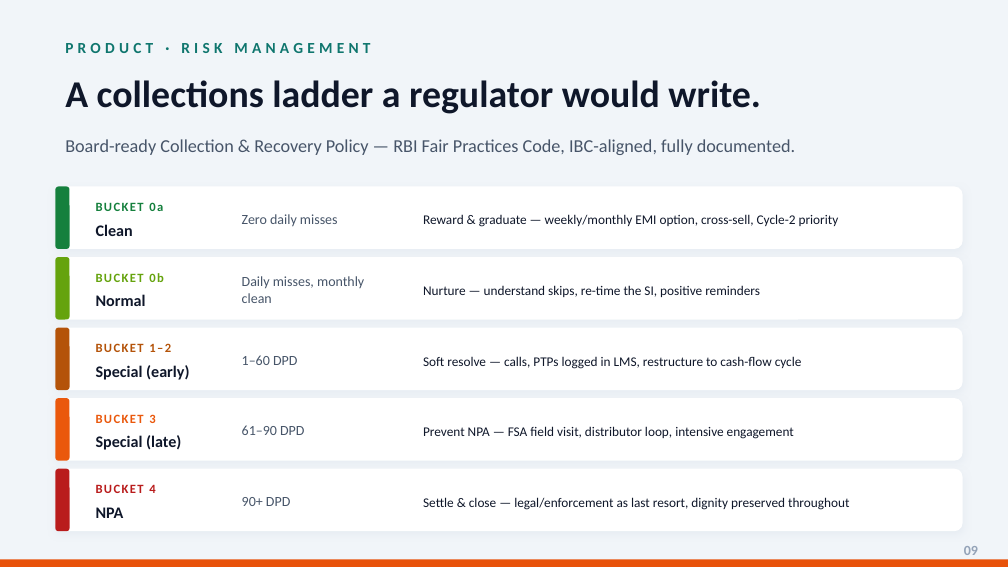
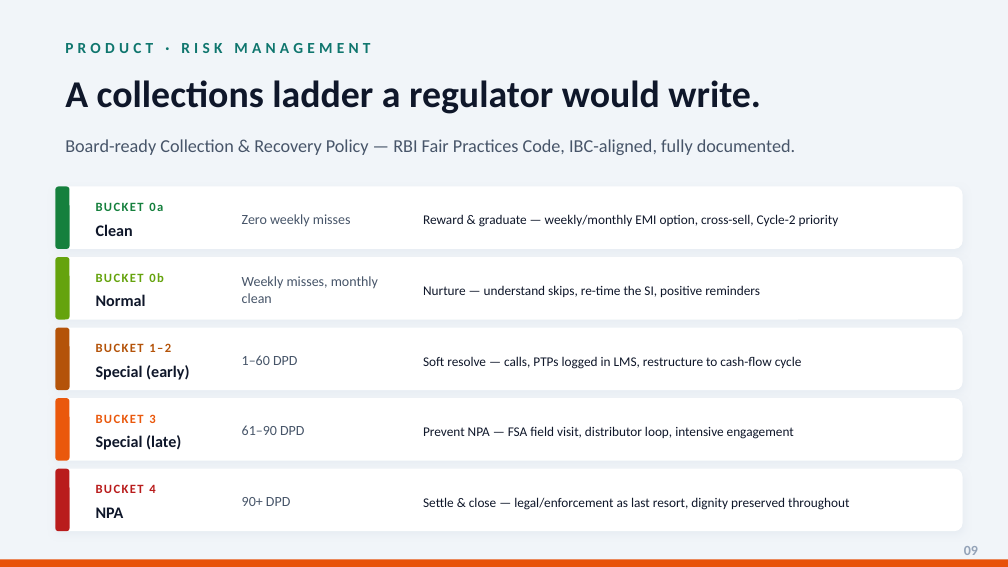
Before and after one commit to askgogo84/RasoiCapital, a slide deck: slide 9 of public/RasoiCapital_PitchDeck.pptx. Drawn at 1008x567 pixels with LibreOffice and Linux fonts; fonts in the diff are those of the drawing. Boxes give left, top, right and bottom in pixels: in the first picture for what was removed or moved away, otherwise in the second. Text is boxed around its words. In the diff, an @@ line names an element or a change of style, - is before the commit and + after.

Commit message:
deck: 60Cr ask + weekly-at-source collection (repo copy was the 18 Jul build)

```diff
--- a/public/RasoiCapital_PitchDeck.pptx
+++ b/public/RasoiCapital_PitchDeck.pptx
@@ text at [242,214,351,227]: text changed @@
-Zero daily misses
+Zero weekly misses
@@ text at [242,276,378,303]: text changed @@
-Daily misses, monthly clean
+Weekly misses, monthly clean
```
Also in this commit, not shown: 4 other slides changed.
